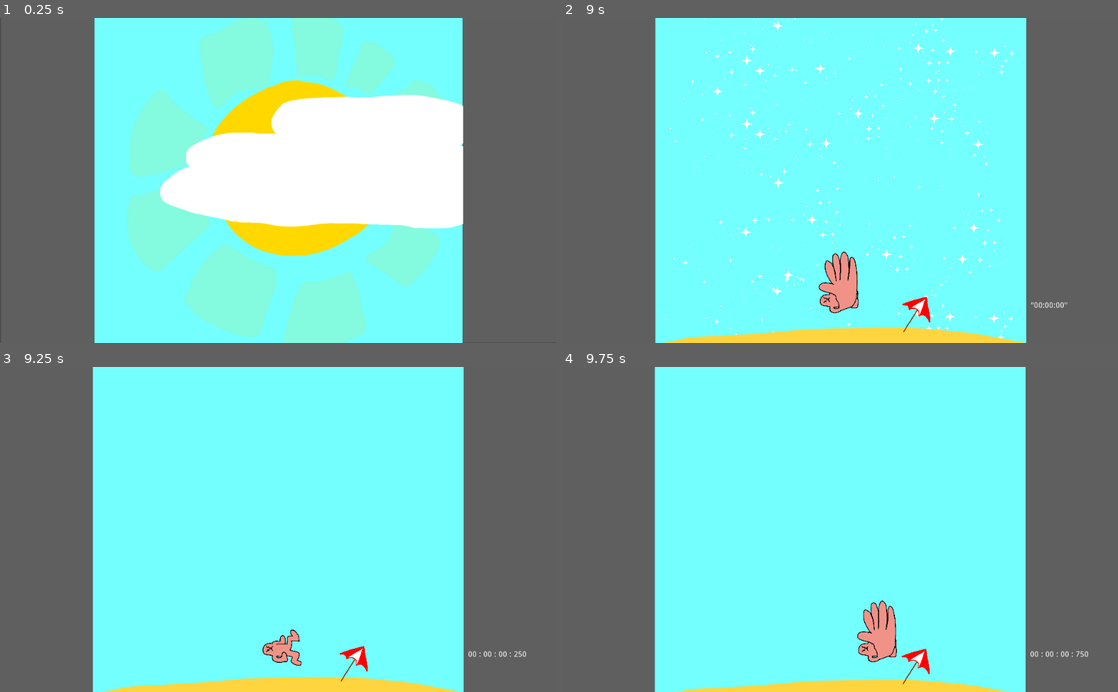
Above: before the commit, frames 1-4 (two rows, left to right).
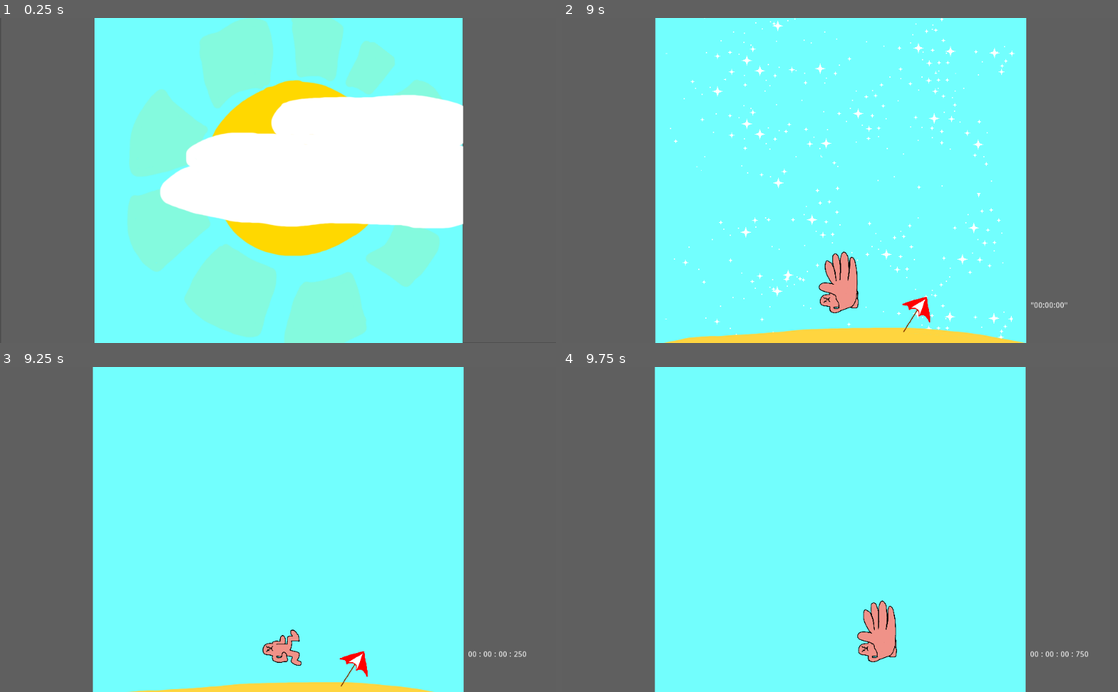
Above: after the commit, the same moments.

Repository: whenbellstoll/KillTheSun
Game: Godot game, scene res://Opening.tscn
The game is run twice, just before and just after one commit, with the same random seed, the same clock (stepped at 60 frames per second) and the same inputs.
Inputs:
- Up to frame 1 (0.25 s): no input
- Up to frame 2 (9 s): hold Right (move_right) 0.53-2.03 s; tap Space (slap) at 0.6, 1.35, 2.1, 2.85, 3.5, 3.6, 4.35, 5.1, 5.85, 6.6, 7.35, 8.1, 8.75, 8.85 s; hold Left (move_left) 2.03-2.78 s; tap Enter at 2.75, 6.5 s; hold Right (move_right) 2.78-4.28 s; hold Left (move_left) 4.28-5.03 s; hold Right (move_right) 5.03-5.78 s; hold Left (move_left) 5.78-7.28 s; hold Right (move_right) from 7.28 s (still down)
- Up to frame 3 (9.25 s): keep holding Right (move_right)
- Up to frame 4 (9.75 s): release Right (move_right) at 9.53 s; hold Left (move_left) from 9.53 s (still down); tap Space (slap) at 9.6 s

Frames 1-2 are identical in both runs. In frame 3, 1.3% of the frame differs, in the area x 18-83%, y 85-100%; in frame 4, 1.7%, in the area x 20-81%, y 86-100%.

Commit message:
Added global timer

Diff:
--- a/Ending.tscn
+++ b/Ending.tscn
@@ -17,6 +17,8 @@
 
 onready var outro = $AnimationPlayer
 
+var time = 0.0;
+
 func _ready():
 	outro.play(\"Outro\")
 "
@@ -501,6 +503,32 @@
 
 [sub_resource type="AnimatedTexture" id=1]
 
+[sub_resource type="GDScript" id=12]
+script/source = "extends Label
+
+
+# Declare member variables here. Examples:
+# var a = 2
+# var b = \"text\"
+
+
+# Called when the node enters the scene tree for the first time.
+func _process(delta):
+	var mils = fmod(GlobalTimer.time,1)*1000
+	var secs = fmod(GlobalTimer.time,60)
+	var mins = fmod(GlobalTimer.time, 60*60) / 60
+	var hr = fmod(fmod(GlobalTimer.time,3600 * 60) / 3600,24)
+
+	var time_passed = \"%02d : %02d : %02d : %03d\" % [hr,mins,secs,mils]
+	text = time_passed# + \" : \" + var2str(time)
+
+	pass
+
+# Called every frame. 'delta' is the elapsed time since the previous frame.
+#func _process(delta):
+#	pass
+"
+
 [node name="Node2D" type="Node2D"]
 script = SubResource( 11 )
 
@@ -520,6 +548,7 @@
 offset = Vector2( 700, -20 )
 
 [node name="SunBig" type="Sprite" parent="."]
+visible = false
 position = Vector2( 788, 0 )
 scale = Vector2( 2, 2 )
 texture = ExtResource( 4 )
@@ -551,7 +580,6 @@
 offset = Vector2( 256, 0 )
 
 [node name="SunSad" type="Sprite" parent="."]
-visible = false
 position = Vector2( -5.00003, 0 )
 scale = Vector2( 0.2, 0.2 )
 texture = ExtResource( 9 )
@@ -601,3 +629,12 @@
 position = Vector2( 427, -1 )
 scale = Vector2( 172, 600 )
 texture = ExtResource( 3 )
+
+[node name="Time" type="Label" parent="."]
+margin_left = -138.0
+margin_top = 157.0
+margin_right = 130.0
+margin_bottom = 220.0
+text = "00 00 00"
+align = 1
+script = SubResource( 12 )
--- a/Game.tscn
+++ b/Game.tscn
@@ -27,16 +27,15 @@
 script/source = "extends Label
 
 onready var player = get_node(\"../../Player\");
-var time = 0
 
 func _process(delta):
 	if player.distance < player.END_DISTANCE:
-		time += delta
+		GlobalTimer.time += delta
 
-	var mils = fmod(time,1)*1000
-	var secs = fmod(time,60)
-	var mins = fmod(time, 60*60) / 60
-	var hr = fmod(fmod(time,3600 * 60) / 3600,24)
+	var mils = fmod(GlobalTimer.time,1)*1000
+	var secs = fmod(GlobalTimer.time,60)
+	var mins = fmod(GlobalTimer.time, 60*60) / 60
+	var hr = fmod(fmod(GlobalTimer.time,3600 * 60) / 3600,24)
 
 	var time_passed = \"%02d : %02d : %02d : %03d\" % [hr,mins,secs,mils]
 	text = time_passed# + \" : \" + var2str(time)
--- a/Scripts/Actor.gd
+++ b/Scripts/Actor.gd
@@ -23,7 +23,7 @@
 func _physics_process(delta):
 	distance += (-_velocity.y * delta);
 	# print(distance);
-	_velocity.y -= 0.333;
+	_velocity.y -= 5.666;
 	if _velocity.y < MAX_VERTICAL_VELOCITY:
 		_velocity.y = MAX_VERTICAL_VELOCITY;
 
--- /dev/null
+++ b/Scripts/GlobalTimer.gd
@@ -0,0 +1,2 @@
+extends Node
+var time = 0
--- a/Scripts/Player.gd
+++ b/Scripts/Player.gd
@@ -14,6 +14,7 @@
 onready var animation_player = $AnimationPlayer
 onready var slap_timer = $SlapAnimation
 onready var sprite = $Sprite
+onready var timer = get_node("../PlayerTracker/Time");
 # onready var sound_jump = $Jump
 
 var mississippi = 0
@@ -50,7 +51,7 @@
 		_velocity = Vector2.ZERO
 		mississippi += _delta
 		if(mississippi > 3):
-			get_tree().change_scene("res://Ending.tscn")
+			var new_scene = get_tree().change_scene("res://Ending.tscn")
 		return
 
 	var direction = get_move_direction()
--- a/project.godot
+++ b/project.godot
@@ -30,6 +30,10 @@
 config/description="He he kill the sun with a strong guy!"
 run/main_scene="res://Opening.tscn"
 config/icon="res://icon.png"
+
+[autoload]
+
+GlobalTimer="*res://Scripts/GlobalTimer.gd"
 
 [display]
 
Not shown: 1 places in Ending.tscn that only renumber resources
